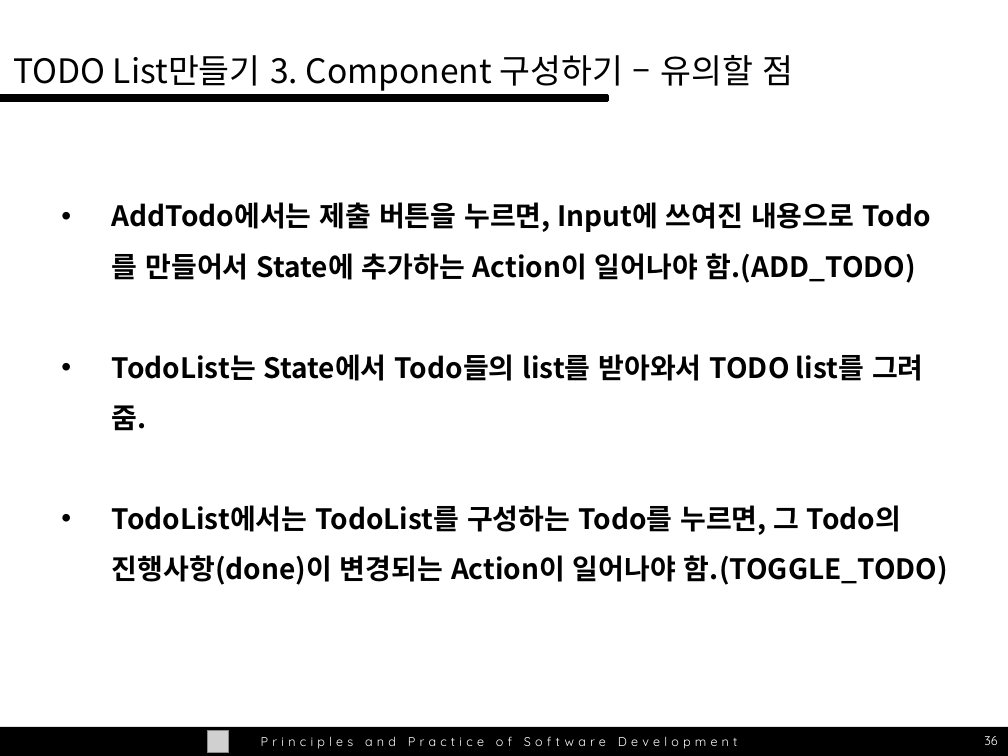
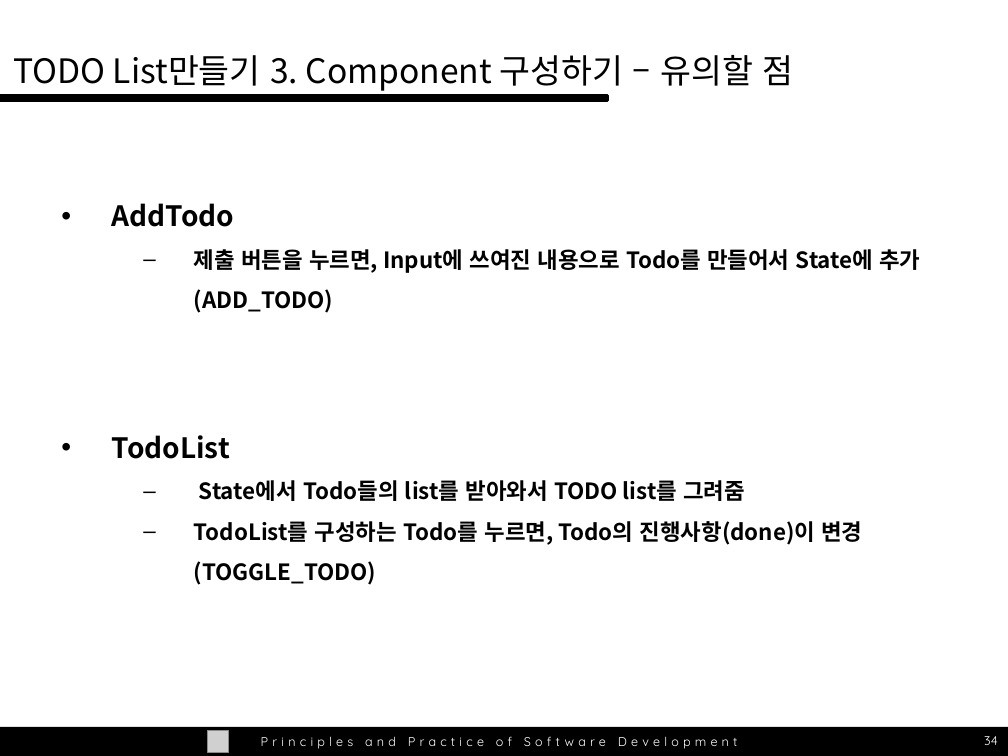
Before and after one commit to wlxyzlw/swpp201701, a slide deck: slide 34 of ta-session/swpp_04.10_redux.pptx (slide 36 before the commit). Drawn at 1008x756 pixels with LibreOffice and Linux fonts; fonts in the diff are those of the drawing; grey boxes stand for pictures. Boxes give left, top, right and bottom in pixels: in the first picture for what was removed or moved away, otherwise in the second. Text is boxed around its words. In the diff, an @@ line names an element or a change of style, - is before the commit and + after.

```diff
--- a/ta-session/swpp_04.10_redux.pptx
+++ b/ta-session/swpp_04.10_redux.pptx
@@ text at [112,203,920,585]: text changed; size 20 to 16 pt @@
-• AddTodo에서는 제출 버튼을 누르면, Input에 쓰여진 내용으로 Todo를 만들어서 State에 추가하는 Action이 일어나야 함.(ADD_TODO)
-• TodoList는 State에서 Todo들의 list를 받아와서 TODO list를 그려줌.
-• TodoList에서는 TodoList를 구성하는 Todo를 누르면, 그 Todo의 진행사항(done)이 변경되는 Action이 일어나야 함.(TOGGLE_TODO)
+• AddTodo
+  – 제출 버튼을 누르면, Input에 쓰여진 내용으로 Todo를 만들어서 State에 추가(ADD_TODO)
+• TodoList
+  – State에서 Todo들의 list를 받아와서 TODO list를 그려줌
+  – TodoList를 구성하는 Todo를 누르면, Todo의 진행사항(done)이 변경(TOGGLE_TODO)
@@ page number at [984,736,998,745]: text changed @@
-36
+34
```
Also in this commit, not shown: 29 other slides changed, 1 slide removed.
